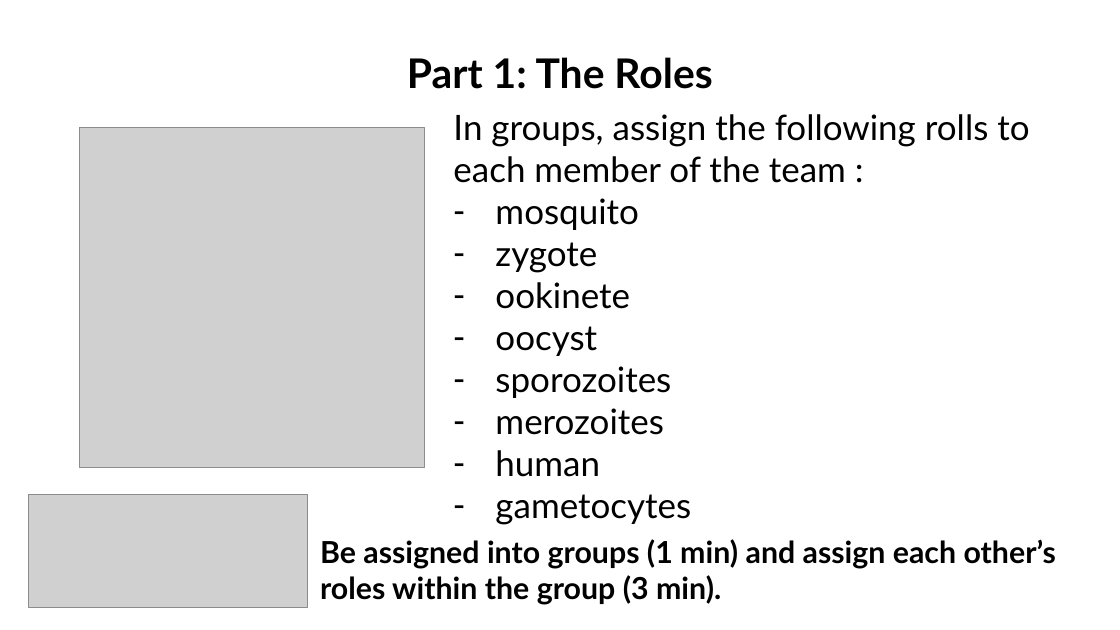
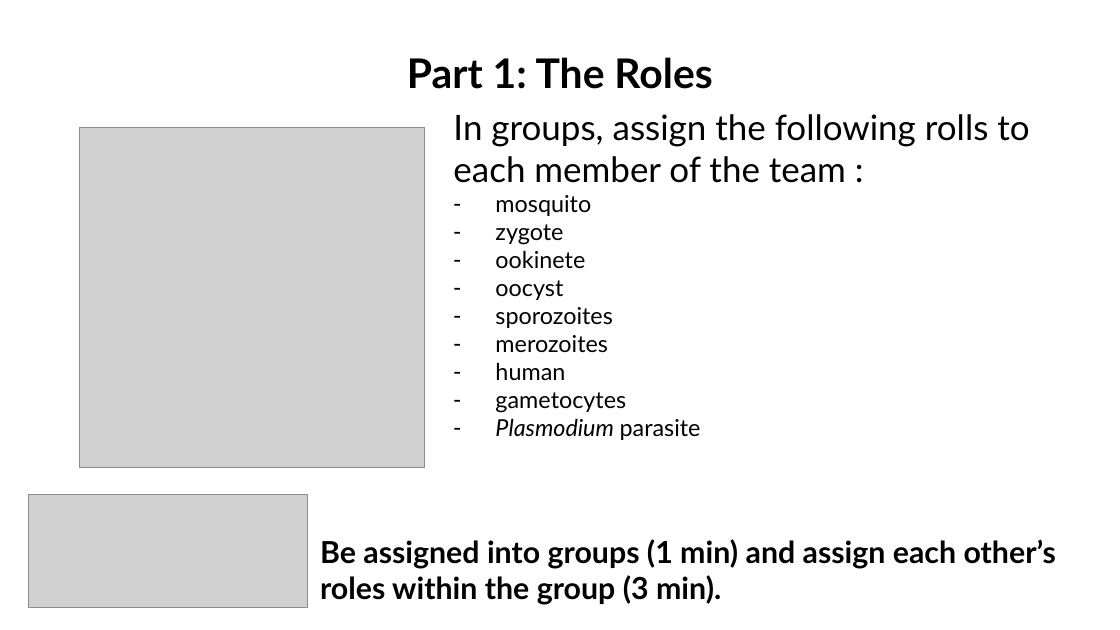
Before and after one commit to wood-lab/fish_406, a slide deck: slide 3 of docs/lectures/in-class_activities/class_22.pptx. Drawn at 1120x630 pixels with LibreOffice and Linux fonts; fonts in the diff are those of the drawing; grey boxes stand for pictures. Boxes give left, top, right and bottom in pixels: in the first picture for what was removed or moved away, otherwise in the second. Text is boxed around its words. In the diff, an @@ line names an element or a change of style, - is before the commit and + after.

```diff
--- a/docs/lectures/in-class_activities/class_22.pptx
+++ b/docs/lectures/in-class_activities/class_22.pptx
@@ text at box(495, 195, 626, 413): size 30 to 20 pt in "mosquito", "zygote", "ookinete", "oocyst" and 4 more places @@
@@ text at box(495, 418, 701, 440): paragraph added @@
+– Plasmodium parasite
```
Also in this commit, not shown: 2 other slides changed, 5 other files.
